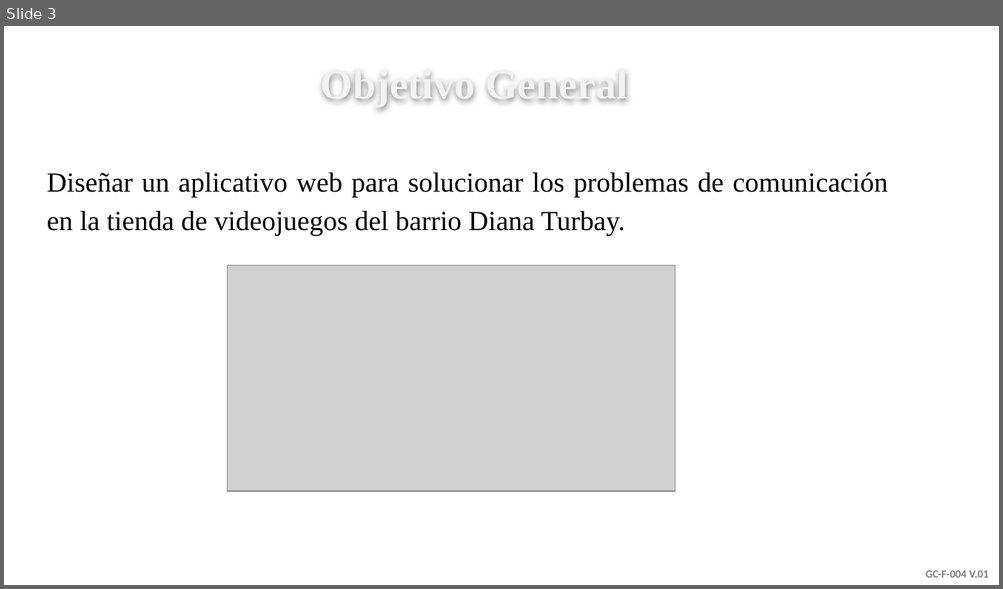
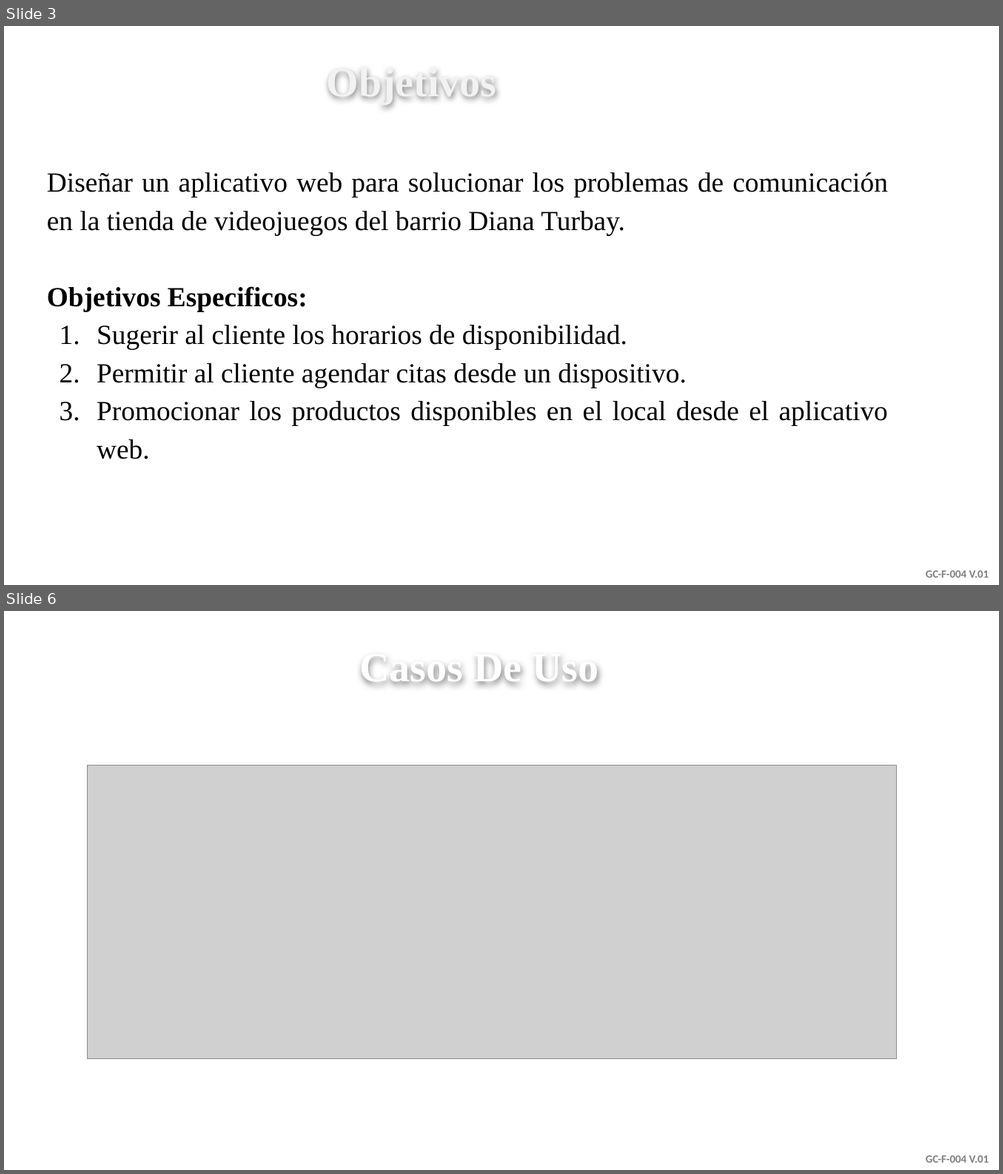
Before and after one commit to senaceet/Kyukeisho_New, a slide deck: Presentación_Proyecto.pptx. Shown one above the other, each under a label of ours: slide 3 before the commit, slides 3 and 6 after it; the slides between them are not shown. The pictures are 1003x589 and 1003x1174 pixels, drawn with LibreOffice and Linux fonts; fonts in the diff are those of the drawing; grey boxes stand for pictures; background and template pictures are left out. Boxes give left, top, right and bottom in pixels: in the first picture for what was removed or moved away, otherwise in the second. Text is boxed around its words. In the diff, an @@ line names an element or a change of style, - is before the commit and + after.

```diff
--- a/Presentación_Proyecto.pptx
+++ b/Presentación_Proyecto.pptx
@@ slide 6 added at <box>4,611,999,1170</box>, background picture (left out); not listed: 1 template element that a slide beside it also shows @@
@@ text added at <box>359,658,599,685</box>, 30 pt, text #FFFFFF, bold @@
+Casos De Uso
@@ picture added at <box>88,765,896,1059</box> @@
@@ slide 3 changed as well @@
@@ text at <box>327,73,497,104</box>: text changed @@
-Objetivo General
+Objetivos
@@ picture removed at <box>227,266,674,492</box> @@
@@ text at <box>47,286,888,460</box>: paragraphs added @@
+Objetivos Especificos:
+1. Sugerir al cliente los horarios de disponibilidad.
+2. Permitir al cliente agendar citas desde un dispositivo.
+3. Promocionar los productos disponibles en el local desde el aplicativo web.
```
Also in this commit, not shown: 2 other slides changed, 3 other slides added, 3 slides removed, 5 other files.
